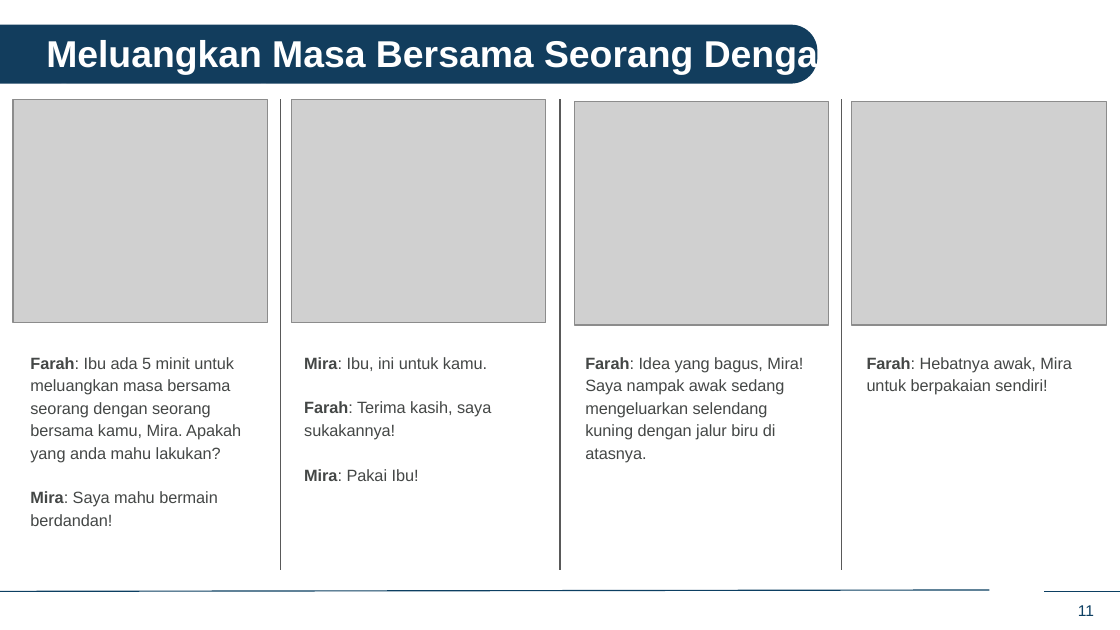
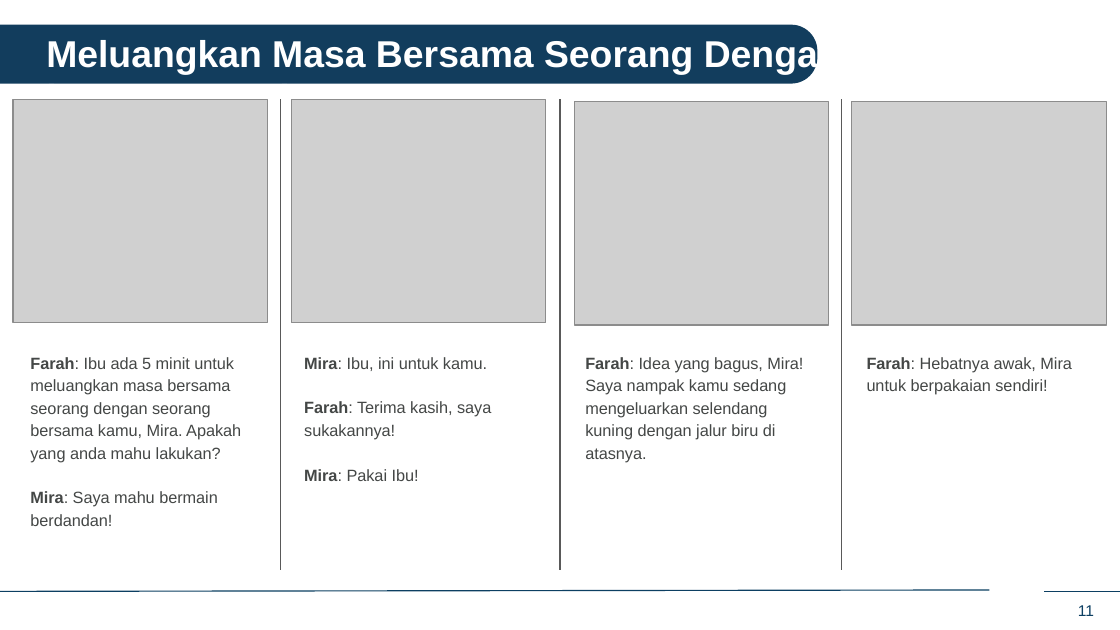
Before and after one commit to IDEMSInternational/plh-digital-content, a slide deck: slide 11 of translations/facilitator_app_malaysia/ms/ms_in_person_sessions.pptx. Drawn at 1120x630 pixels with LibreOffice and Linux fonts; fonts in the diff are those of the drawing; grey boxes stand for pictures; background and template pictures are left out. Boxes give left, top, right and bottom in pixels: in the first picture for what was removed or moved away, otherwise in the second. Text is boxed around its words. In the diff, an @@ line names an element or a change of style, - is before the commit and + after.

```diff
--- a/translations/facilitator_app_malaysia/ms/ms_in_person_sessions.pptx
+++ b/translations/facilitator_app_malaysia/ms/ms_in_person_sessions.pptx
@@ text at (585, 357, 803, 462): text changed @@
-Farah: Idea yang bagus, Mira! Saya nampak awak sedang mengeluarkan selendang kuning dengan jalur biru di atasnya.
+Farah: Idea yang bagus, Mira! Saya nampak kamu sedang mengeluarkan selendang kuning dengan jalur biru di atasnya.
```
Also in this commit, not shown: 10 other slides changed.
